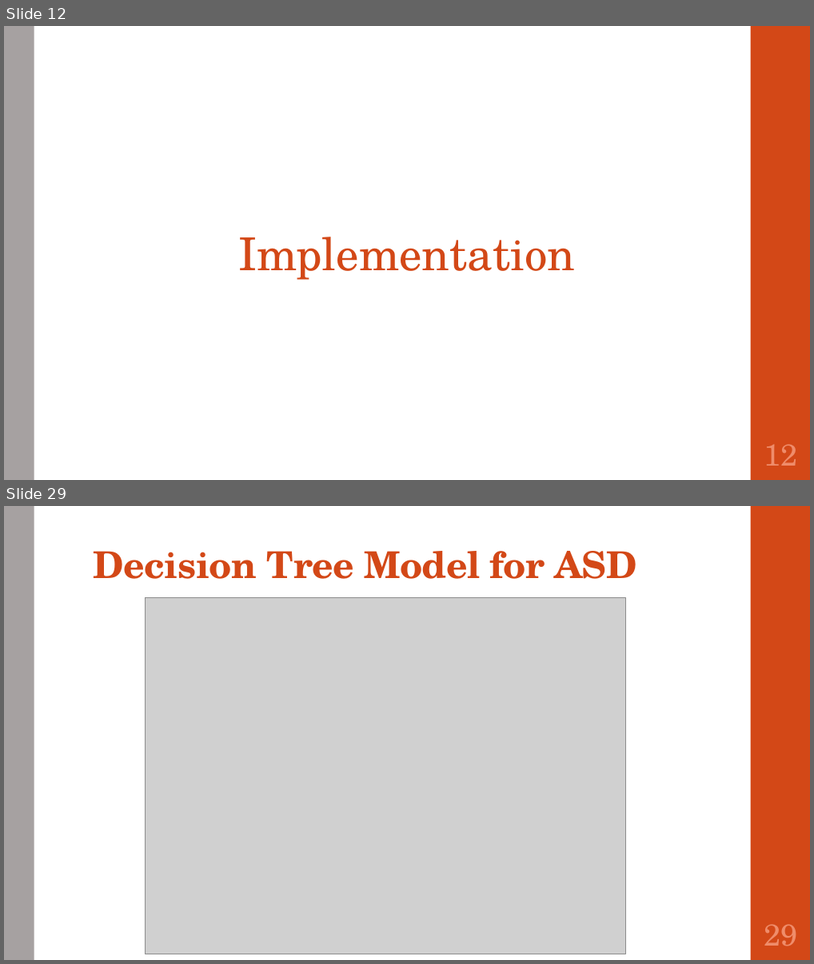
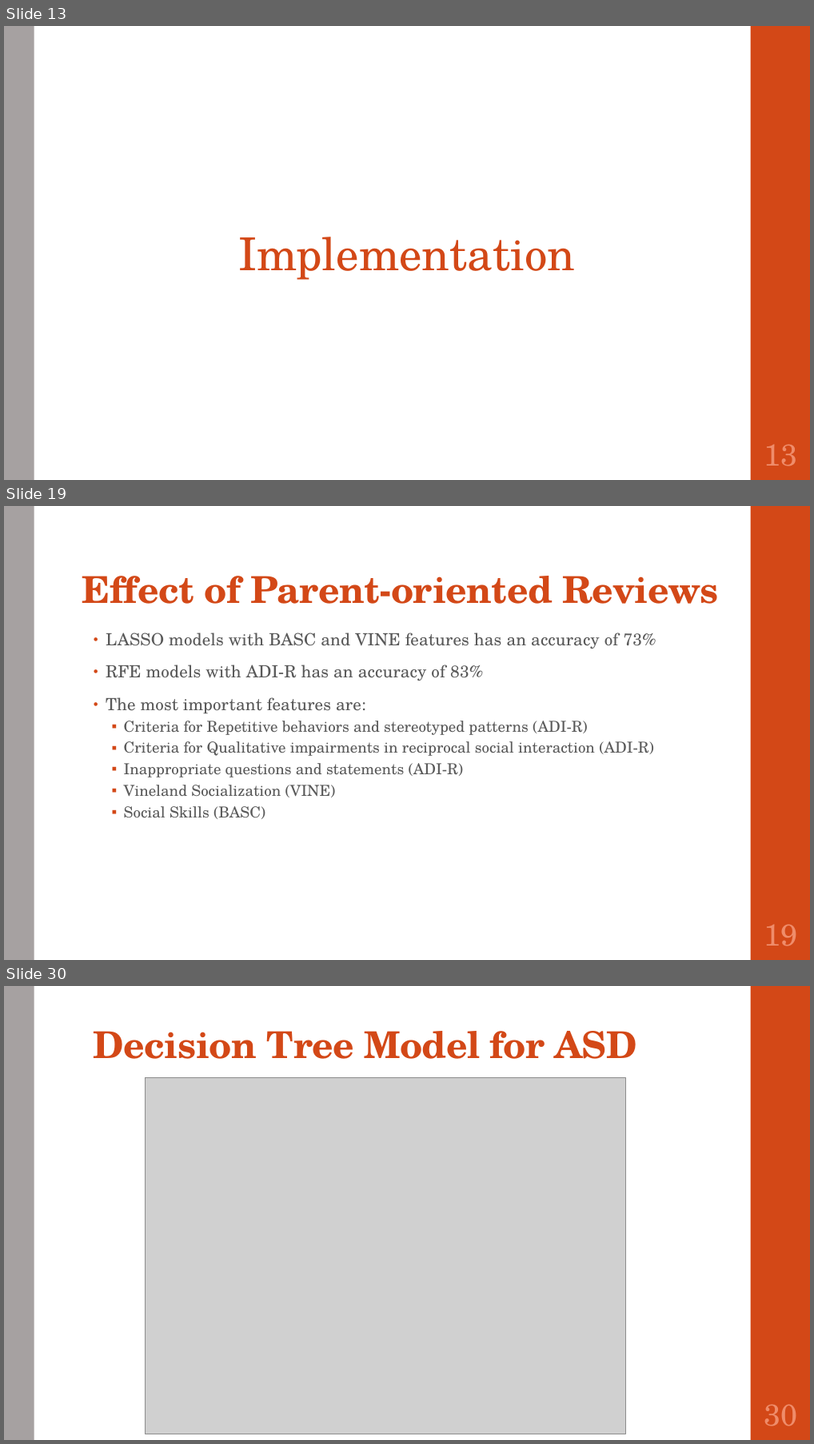
Before and after one commit to SirichandanaSambatur/CADDC, a slide deck: FinalReport.pptx. Shown one above the other, each under a label of ours: slides 12 and 29 before the commit, slides 13, 19 and 30 after it; the slides between them are not shown. The pictures are 814x964 and 814x1444 pixels, drawn with LibreOffice and Linux fonts; fonts in the diff are those of the drawing; grey boxes stand for pictures. Boxes give left, top, right and bottom in pixels: in the first picture for what was removed or moved away, otherwise in the second. Text is boxed around its words. In the diff, an @@ line names an element or a change of style, - is before the commit and + after.

```diff
--- a/FinalReport.pptx
+++ b/FinalReport.pptx
@@ slide 19 added at (x1=4, y1=506, x2=810, y2=960), background #FFFFFF; not listed: 2 template elements that a slide beside it also shows @@
@@ title added at (x1=82, y1=576, x2=719, y2=604), 44 pt, text #D34817, bold @@
+Effect of Parent-oriented Reviews
@@ text added at (x1=106, y1=632, x2=657, y2=819), 18 pt, text #595959 @@
+• LASSO models with BASC and VINE features has an accuracy of 73%
+• RFE models with ADI-R has an accuracy of 83%
+• The most important features are:
+  ▪ Criteria for Repetitive behaviors and stereotyped patterns (ADI-R)
+  ▪ Criteria for Qualitative impairments in reciprocal social interaction (ADI-R)
+  ▪ Inappropriate questions and statements (ADI-R)
+  ▪ Vineland Socialization (VINE)
+  ▪ Social Skills (BASC)
@@ page number added at (x1=764, y1=924, x2=798, y2=946), 36 pt, text #EF8C6A @@
+19
@@ what was slide 12 is now slide 13 @@
@@ page number at (x1=764, y1=444, x2=798, y2=466): text changed @@
-12
+13
@@ what was slide 29 is now slide 30 @@
@@ page number at (x1=764, y1=1404, x2=798, y2=1426): text changed @@
-29
+30
```
Also in this commit, not shown: 24 slides changed, 2 other slides added, 2 slides removed.
